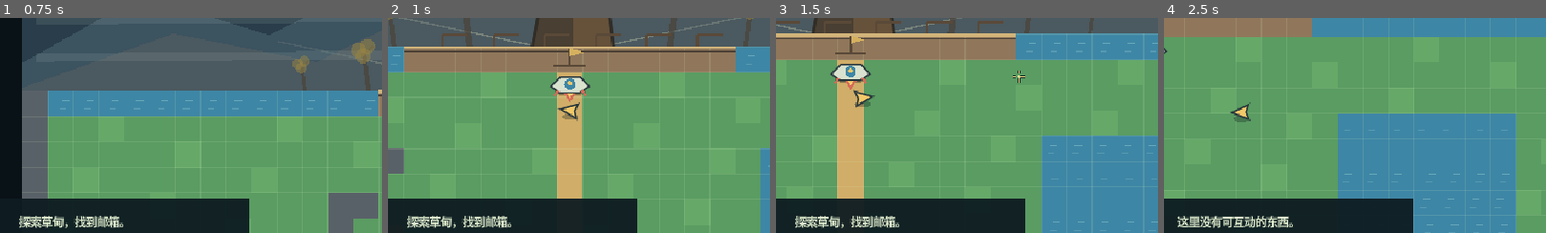
Above: before the commit, frames 1-4 (left to right).
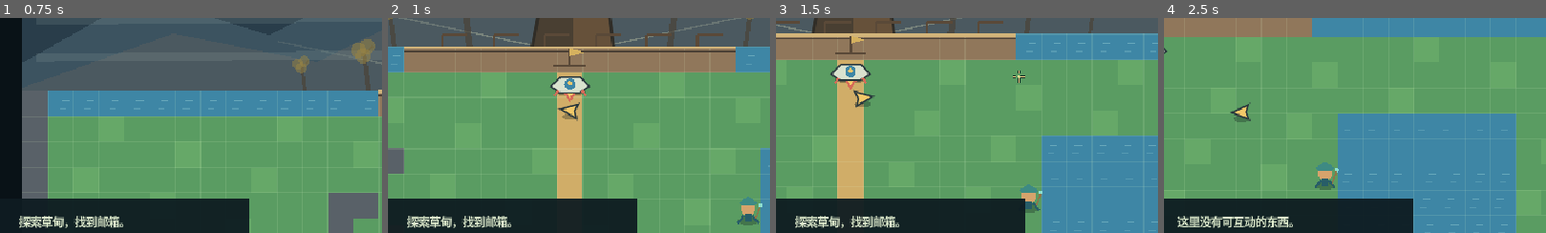
Above: after the commit, the same moments.

Repository: Neikos0493/Project_Grow
Game: Godot game, scene res://MainMenu.tscn
Two runs of this game, one before a commit and one after it. Both use one fixed random seed, a clock stepped at 60 frames per second and the inputs below.
Inputs (mouse positions are % of the whole screen's width and height, from its top left):
- Up to frame 1 (0.75 s): click "开始旅程" at 0.5 s
- Up to frame 2 (1 s): no input
- Up to frame 3 (1.5 s): tap Enter (ui_accept) at 1.25 s; move the mouse to (72, 45) at 1.27 s; press the mouse at (72, 45) at 1.28 s; hold D (move_right) from 1.28 s (still down)
- Up to frame 4 (2.5 s): tap Enter (ui_accept) at 1.52, 2.27 s; move the mouse to (30, 55) at 2.02 s; release D (move_right) at 2.03 s; release the mouse at (30, 55) at 2.03 s; hold S (move_down) from 2.03 s (still down); tap E (interact) at 2.1 s
The pictures show only the part of the screen within x 40-90%, y 32-82%; the shares and areas given below are measured in that part.

Frame 1 is identical in both runs. In frame 2, 0.5% of the frame differs, in the area x 91-98%, y 83-97%; in frame 3, 0.5%; in frame 4, 0.5%.

Commit message:
Fix lake keeper visibility

Diff:
--- a/scripts/world.gd
+++ b/scripts/world.gd
@@ -777,6 +777,20 @@
 			else:
 				draw_line(center + Vector2(-8, -7), center + Vector2(8, 7), Color("#d4a666"), 2.0)
 				draw_line(center + Vector2(8, -7), center + Vector2(-8, 7), Color("#d4a666"), 2.0)
+		"lake_npc":
+			_draw_flat_ellipse(center + Vector2(0, 11), Vector2(13, 5), Color(0.05, 0.1, 0.1, 0.3))
+			# Blue-green robes and a reed staff distinguish the lake keeper from the shore ranger.
+			draw_circle(center + Vector2(0, -5), 9.0, Color("#d6a36c"))
+			draw_colored_polygon(PackedVector2Array([
+				center + Vector2(-12, -12), center + Vector2(0, -20), center + Vector2(12, -12),
+				center + Vector2(8, -8), center + Vector2(-8, -8),
+			]), Color("#3e8a83"))
+			draw_line(center + Vector2(0, 1), center + Vector2(0, 12), Color("#275d68"), 9.0)
+			draw_line(center + Vector2(-5, 4), center + Vector2(-13, 14), Color("#275d68"), 3.0)
+			draw_line(center + Vector2(5, 4), center + Vector2(13, 14), Color("#275d68"), 3.0)
+			draw_line(center + Vector2(9, 8), center + Vector2(15, -8), Color("#8f7448"), 2.0)
+			draw_circle(center + Vector2(15, -9), 2.5, Color("#8de0d0"))
+			return
 		"ranger":
 			_draw_flat_ellipse(center + Vector2(0, 10), Vector2(13, 5), Color(0.05, 0.1, 0.1, 0.3))
 			draw_circle(center + Vector2(0, -5), 9.0, Color("#d6a36c"))
